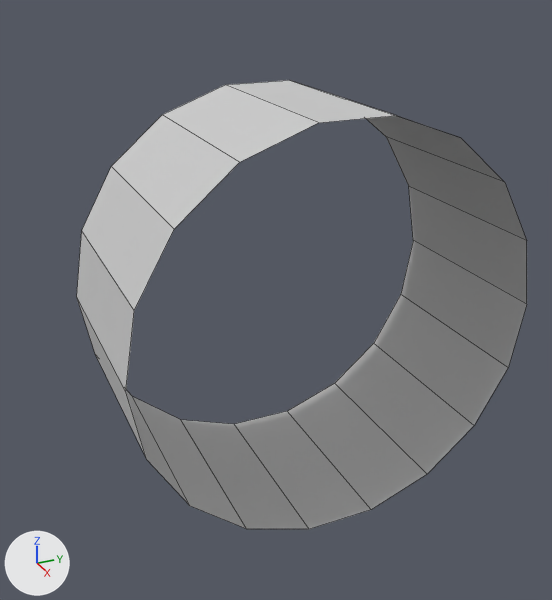
An edit to the FBX model Pest/Assets/Models/Sewer/Models/Claude/Environment/Pipes/Pipe_Large_Middle_2_Sewer_Environment.FBX, drawn before and after from the same camera.
Camera for both pictures: a camera (50 mm lens) standing at (3.61, -3.03, 3.08) and looking at (0.5, -1.63, 1.53). Arrows for +X, +Y and +Z are at lower left; the lights stay in place. Mesh edges are drawn as thin lines. Where no turn or scale is listed for an object, it has been applied to the vertices.

Objects in the first picture: 'Rohr_groß_Querschnitt'.
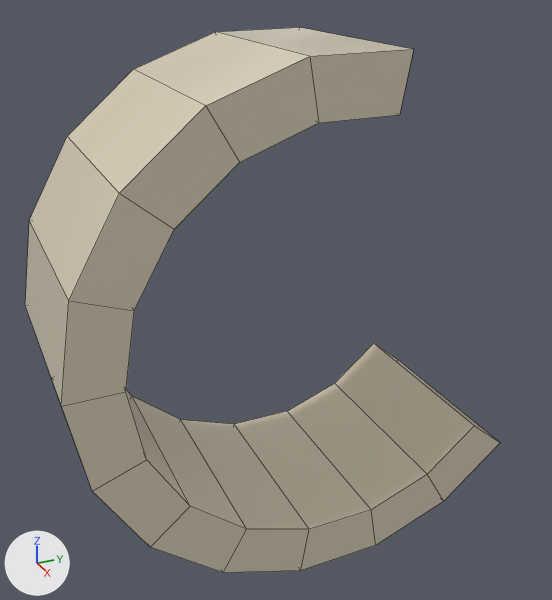
Location of each change, (x1, y1, x2, y2) in pixels of the pictures (552 x 600 px):
'Rohr_groß_Querschnitt', recoloured, surface changed, reshaped (22% taller)
    before: (77, 80, 527, 529)
    after: (25, 27, 500, 573)
part 1 of me_mesh, built on
    before: (366, 116, 527, 367)
    after: (25, 27, 500, 573)

Edits to the bpy script that builds the scene:
```text
Change mat_01___default:
    mat_01___default.base_color: (0.588, 0.588, 0.588) -> (0.734, 0.655, 0.5)  # light grey #cacaca -> light grey #ded4bc
    mat_01___default.roughness: 0.859 -> 0.256
Change me_mesh:
    used by ob_rohr_groß_querschnitt; location = (0.0, 0.0, 0.0)
    remove me_mesh.from_pydata(...)  # 36 vertices, 18 faces; spans x 0.0..1.0, y -2.5..-0.5, z 0.52..2.48
    add me_mesh.from_pydata(...)  # 52 vertices, 50 faces; spans x 0.0..1.02, y -2.75..-0.54, z 0.27..2.74
    me_mesh part 1
    6 vertices are removed from x 0.0..1.0, y -0.73..-0.5, z 1.5..2.14
    4 faces are deleted
    6 vertices move from x 0.0..1.0, y -1.33..-0.56, z 1.16..2.48 to x 0.0..1.02, y -1.33..-0.54, z 0.7..2.74
    11 vertices are added at x 0.0, y -2.75..-0.87, z 0.27..2.73
    11 new vertices lie (1.0, 0.0, 0.0) away from vertices in x 0.0, y -2.75..-0.87, z 0.27..2.73
    36 new faces join them
```
